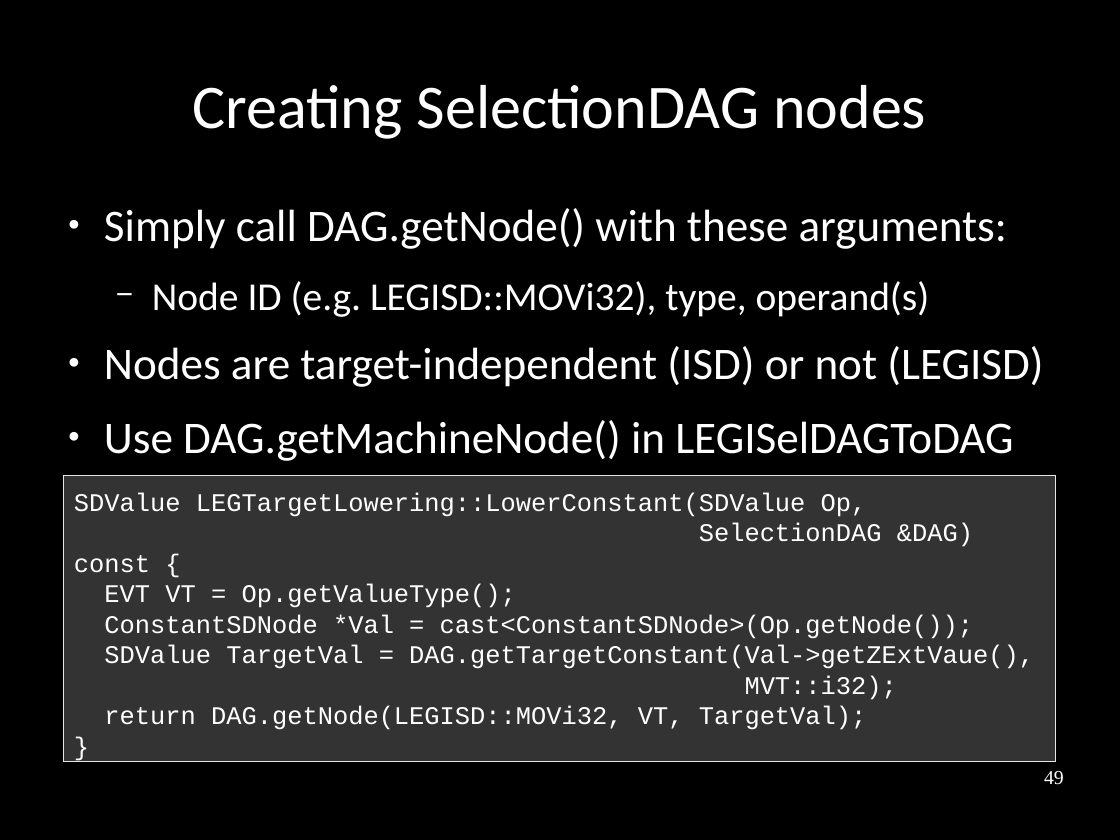
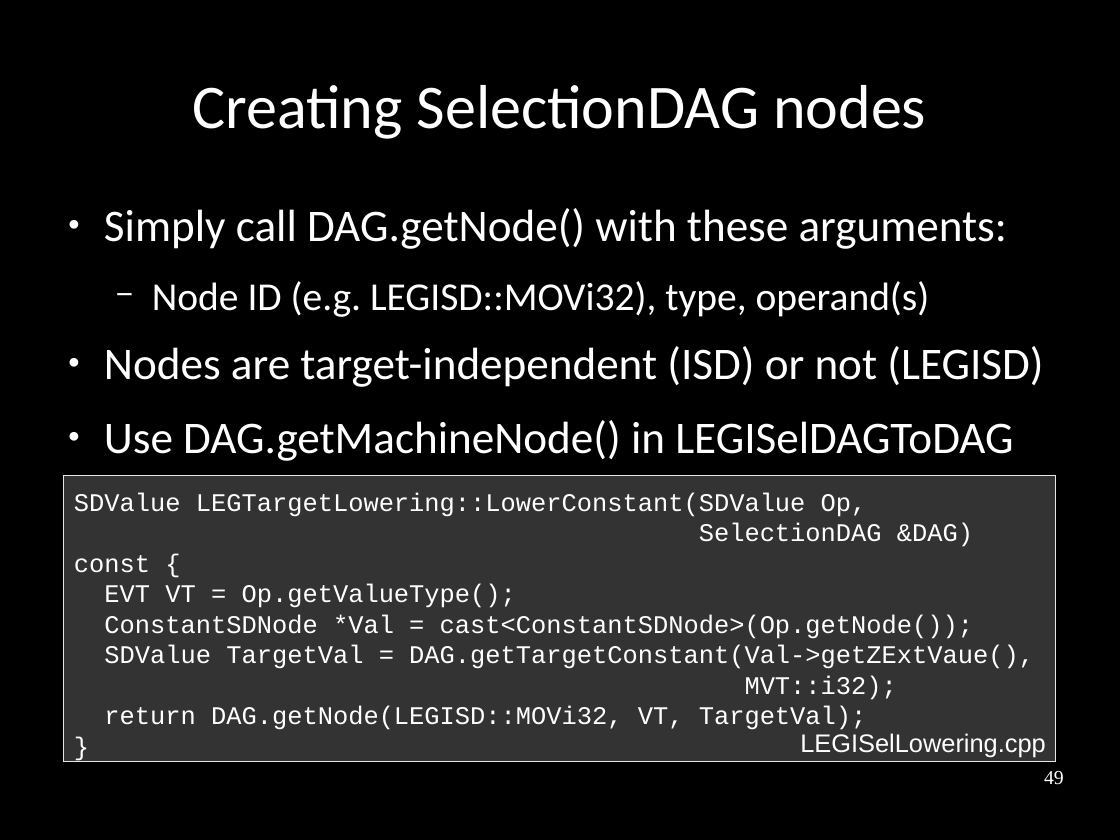
Before and after one commit to frasercrmck/llvm-leg, a slide deck: slide 49 of docs/Codeplay/Slides.odp. Drawn at 1120x840 pixels with LibreOffice and Linux fonts; fonts in the diff are those of the drawing. Boxes give left, top, right and bottom in pixels: in the first picture for what was removed or moved away, otherwise in the second. Text is boxed around its words. In the diff, an @@ line names an element or a change of style, - is before the commit and + after.

```diff
--- a/docs/Codeplay/Slides.odp
+++ b/docs/Codeplay/Slides.odp
@@ text added at [800,733,1045,758], 18 pt, text #FFFFFF @@
+LEGISelLowering.cpp
```
Also in this commit, not shown: 23 other slides changed.
